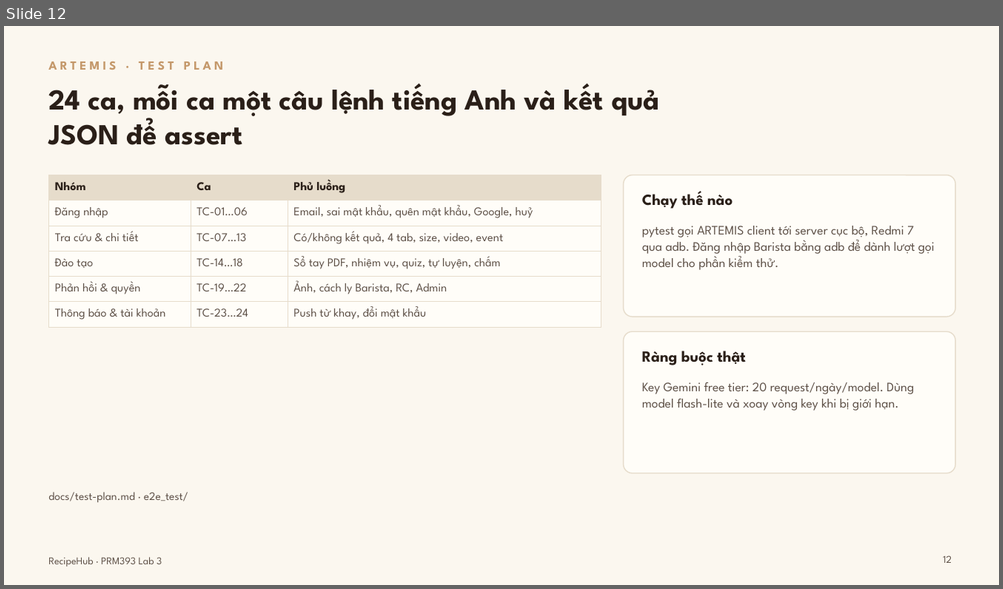
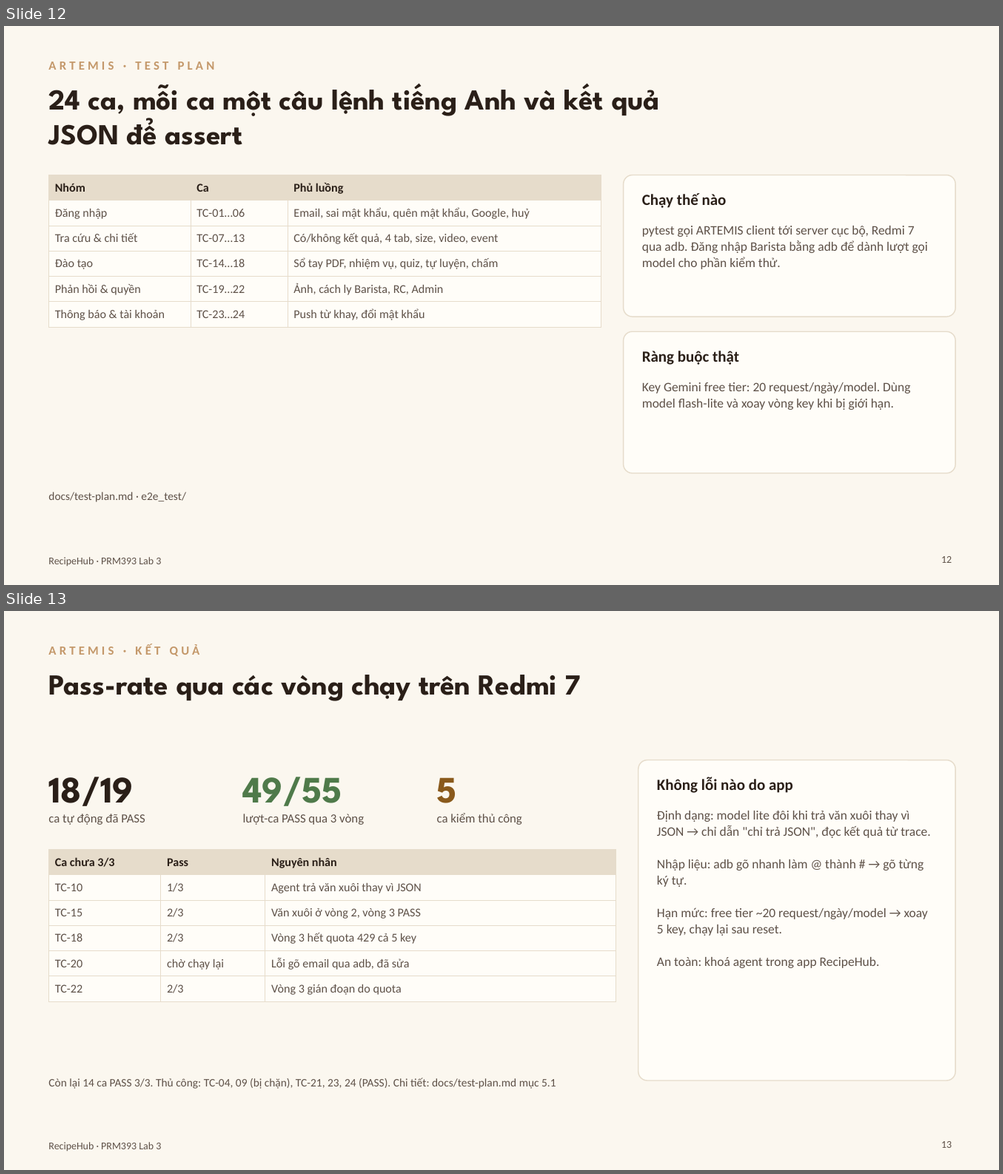
Before and after one commit to SonNPXSE183201/RecipeHub_Mobile, a slide deck: slides/Lab03_SE183201_slides.pptx. Shown one above the other, each under a label of ours: slide 12 before the commit, slides 12 and 13 after it. The pictures are 1003x589 and 1003x1174 pixels, drawn with LibreOffice and Linux fonts; fonts in the diff are those of the drawing. Boxes give left, top, right and bottom in pixels: in the first picture for what was removed or moved away, otherwise in the second. Text is boxed around its words. In the diff, an @@ line names an element or a change of style, - is before the commit and + after.

```diff
--- a/slides/Lab03_SE183201_slides.pptx
+++ b/slides/Lab03_SE183201_slides.pptx
@@ slide 13 added at bbox=[4, 611, 999, 1170], background #FBF7EF; not listed: 1 template element that a slide beside it also shows @@
@@ text added at bbox=[48, 644, 200, 656], 12 pt, text #C4986A, bold @@
+ARTEMIS · KẾT QUẢ
@@ title added at bbox=[48, 675, 580, 701], 28 pt, text #2A1F18, bold @@
+Pass-rate qua các vòng chạy trên Redmi 7
@@ rounded rectangle added at bbox=[638, 760, 956, 1081], fill #FFFDF8, outline #E6DCCB 1 pt @@
@@ text added at bbox=[48, 777, 145, 825], 12 pt, text #5E5148 @@
+18/19
+ca tự động đã PASS
@@ text added at bbox=[243, 777, 364, 825], 12 pt, text #5E5148 @@
+49/55
+lượt-ca PASS qua 3 vòng
@@ text added at bbox=[437, 777, 521, 825], 12 pt, text #5E5148 @@
+5
+ca kiểm thủ công
@@ text added at bbox=[657, 777, 793, 793], 15 pt, text #2A1F18, bold @@
+Không lỗi nào do app
@@ text added at bbox=[657, 811, 930, 968], 12.5 pt, text #5E5148 @@
+Định dạng: model lite đôi khi trả văn xuôi thay vì JSON → chỉ dẫn "chỉ trả JSON", đọc kết quả từ trace.
+Nhập liệu: adb gõ nhanh làm @ thành # → gõ từng ký tự.
+Hạn mức: free tier ~20 request/ngày/model → xoay 5 key, chạy lại sau reset.
+An toàn: khoá agent trong app RecipeHub.
@@ table added at bbox=[48, 850, 616, 998], 6 rows, 3 columns @@
+Ca chưa 3/3 | Pass | Nguyên nhân
+TC-10 | 1/3 | Agent trả văn xuôi thay vì JSON
+TC-15 | 2/3 | Văn xuôi ở vòng 2, vòng 3 PASS
+TC-18 | 2/3 | Vòng 3 hết quota 429 cả 5 key
+TC-20 | chờ chạy lại | Lỗi gõ email qua adb, đã sửa
+TC-22 | 2/3 | Vòng 3 gián đoạn do quota
@@ text added at bbox=[48, 1078, 556, 1089], 11 pt, text #5E5148 @@
+Còn lại 14 ca PASS 3/3. Thủ công: TC-04, 09 (bị chặn), TC-21, 23, 24 (PASS). Chi tiết: docs/test-plan.md mục 5.1
@@ page number added at bbox=[941, 1142, 951, 1148], 10 pt, text #5E5148 @@
+13
@@ slide 12 changed as well @@
@@ table at bbox=[48, 175, 601, 323] @@
@@ font League Spartan to Calibri @@
@@ font League Spartan to Calibri in 8 elements at bbox=[48, 62, 215, 70], bbox=[642, 193, 726, 208], bbox=[642, 226, 928, 269], bbox=[642, 351, 739, 365], bbox=[642, 383, 910, 410], bbox=[48, 492, 186, 503], bbox=[941, 557, 951, 563], bbox=[48, 557, 161, 566] @@
```
Also in this commit, not shown: 13 other slides changed, 1 slide removed, 1 other file.
